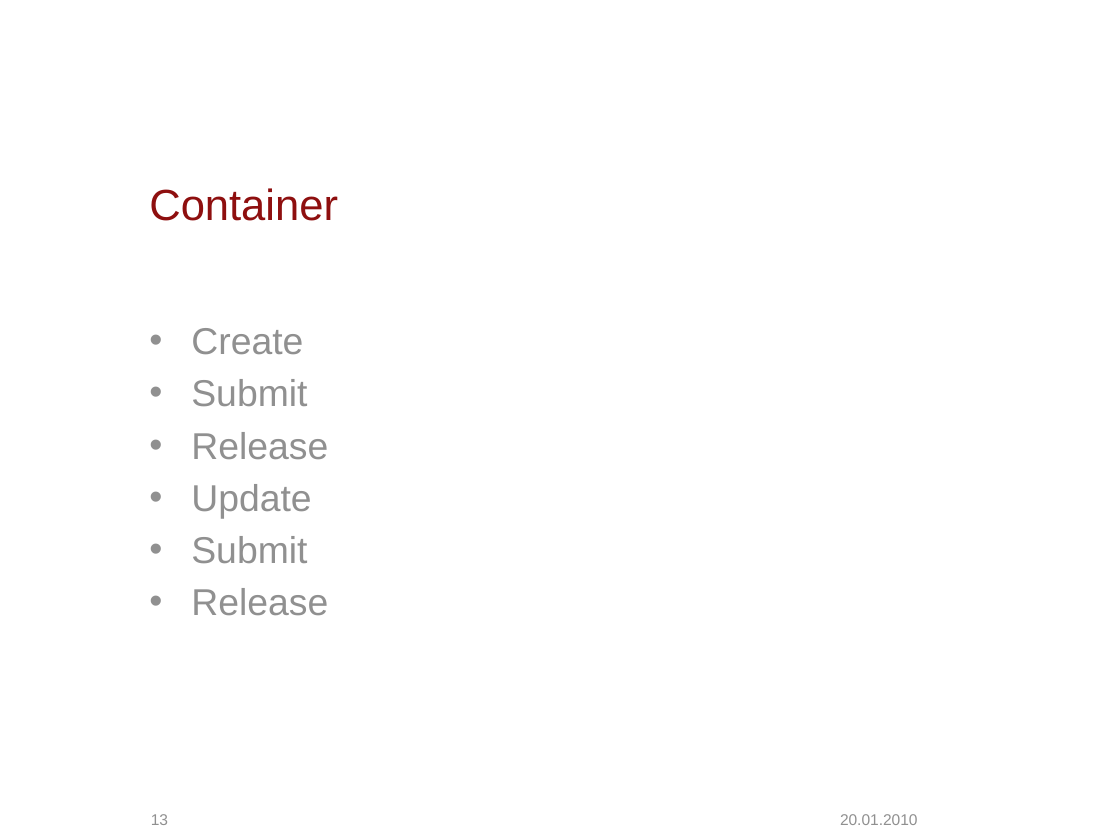
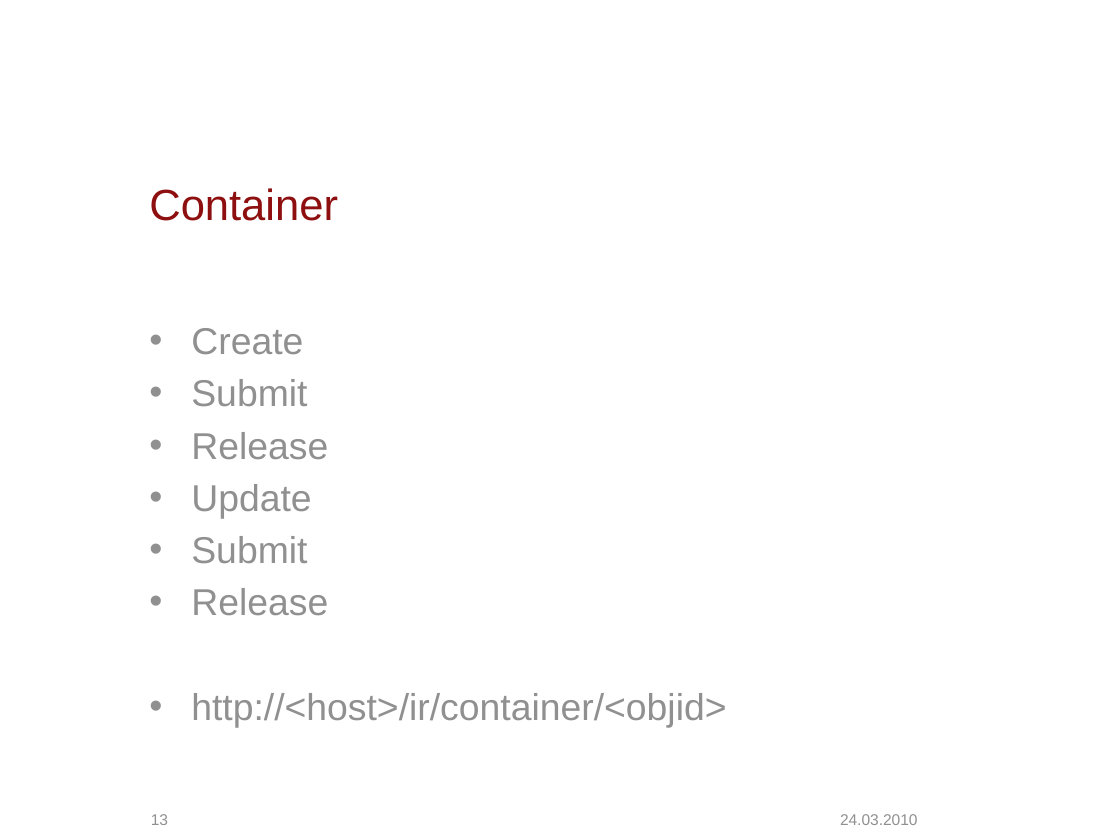
Before and after one commit to escidoc/escidoc-examples-old, a slide deck: slide 13 of eSciDocExamples/doc/presentation.pptx. Drawn at 1120x840 pixels with LibreOffice and Linux fonts; fonts in the diff are those of the drawing; background and template pictures are left out. Boxes give left, top, right and bottom in pixels: in the first picture for what was removed or moved away, otherwise in the second. Text is boxed around its words. In the diff, an @@ line names an element or a change of style, - is before the commit and + after.

```diff
--- a/eSciDocExamples/doc/presentation.pptx
+++ b/eSciDocExamples/doc/presentation.pptx
@@ text at (191, 693, 726, 728): paragraph added @@
+• http://<host>/ir/container/<objid>
@@ text at (840, 814, 918, 825): text changed @@
-20.01.2010
+24.03.2010
```
Also in this commit, not shown: 14 other slides changed, 1 slide added.
